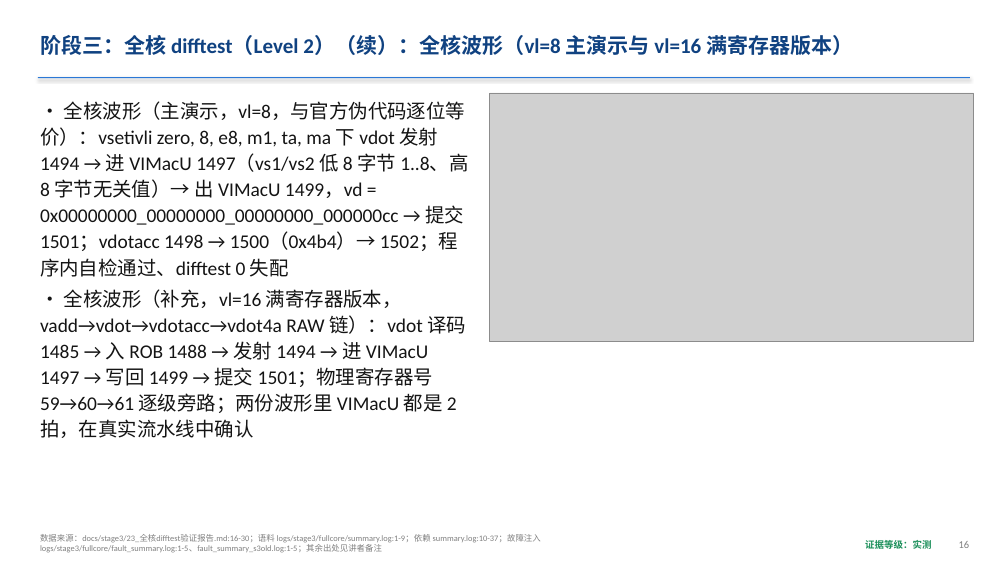
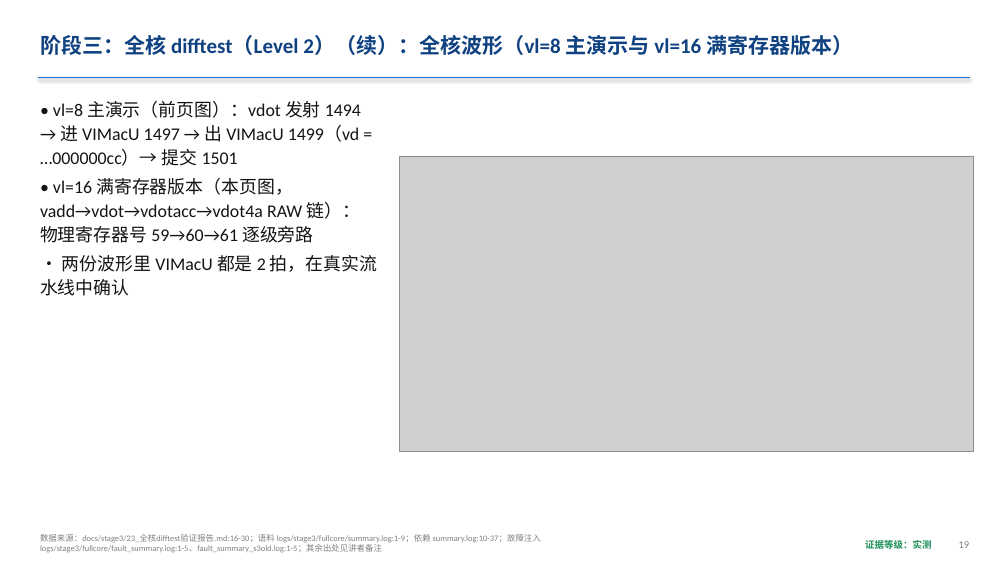
Before and after one commit to I3eg1nner/cie2026-SNL-XiangShan-vdot, a slide deck: slide 19 of docs/submission/SNL-XiangShan-vdot-slides.pptx (slide 16 before the commit). Drawn at 1008x567 pixels with LibreOffice and Linux fonts; fonts in the diff are those of the drawing; grey boxes stand for pictures. Boxes give left, top, right and bottom in pixels: in the first picture for what was removed or moved away, otherwise in the second. Text is boxed around its words. In the diff, an @@ line names an element or a change of style, - is before the commit and + after.

Commit message:
build(submission): 讲解 PPT 打磨：波形图页以图为主体，正文不低于 12 pt
- P5A 续页拆为「8 从哪来与清零取舍」「等价证据与全核 vl=8 实测」两页，后者以图 10 为主图
- P4、P5、P12A 波形图占页宽 60% 以上，页面要点压缩，大纲原文移入讲者备注；
  压缩要点中的数字生成时与大纲逐个比对
- P10 拆为两页；P2、P7、P11 增加原生形状示意图（三阶段路线、复用与新增、NEMU 扩展流程）
- 放得下断言的正文与表格下限提高到 12 pt；共 29 页

```diff
--- a/docs/submission/SNL-XiangShan-vdot-slides.pptx
+++ b/docs/submission/SNL-XiangShan-vdot-slides.pptx
@@ text at [40, 101, 377, 296]: text changed; size 18.5 to 17 pt @@
-• 全核波形（主演示，vl=8，与官方伪代码逐位等价）：vsetivli zero, 8, e8, m1, ta, ma 下 vdot 发射 1494 → 进 VIMacU 1497（vs1/vs2 低 8 字节 1..8、高 8 字节无关值）→ 出 VIMacU 1499，vd = 0x00000000_00000000_00000000_000000cc → 提交 1501；vdotacc 1498 → 1500（0x4b4）→ 1502；程序内自检通过、difftest 0 失配
-• 全核波形（补充，vl=16 满寄存器版本，vadd→vdot→vdotacc→vdot4a RAW 链）：vdot 译码 1485 → 入 ROB 1488 → 发射 1494 → 进 VIMacU 1497 → 写回 1499 → 提交 1501；物理寄存器号 59→60→61 逐级旁路；两份波形里 VIMacU 都是 2 拍，在真实流水线中确认
+• vl=8 主演示（前页图）：vdot 发射 1494 → 进 VIMacU 1497 → 出 VIMacU 1499（vd = …000000cc）→ 提交 1501
+• vl=16 满寄存器版本（本页图，vadd→vdot→vdotacc→vdot4a RAW 链）：物理寄存器号 59→60→61 逐级旁路
+• 两份波形里 VIMacU 都是 2 拍，在真实流水线中确认
@@ picture: place and size @@
-picture at [490, 93, 974, 342]
+picture at [399, 156, 974, 451]
```
Also in this commit, not shown: 25 other slides changed, 3 slides added, 3 other files.
